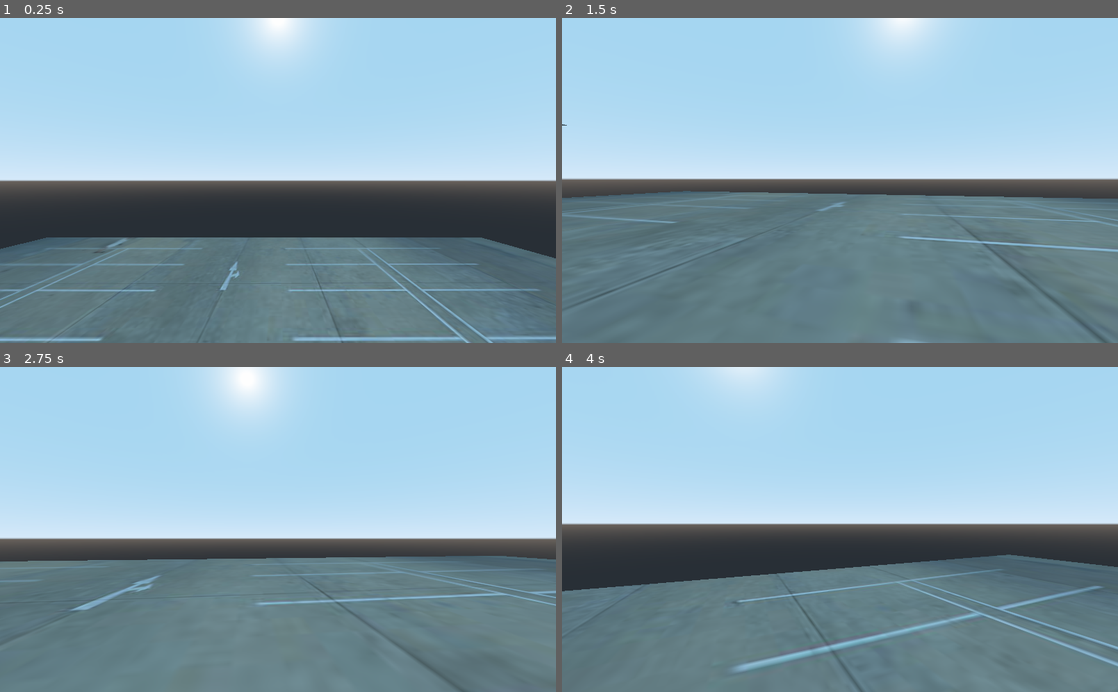
Above: before the commit, frames 1-4 (two rows, left to right).
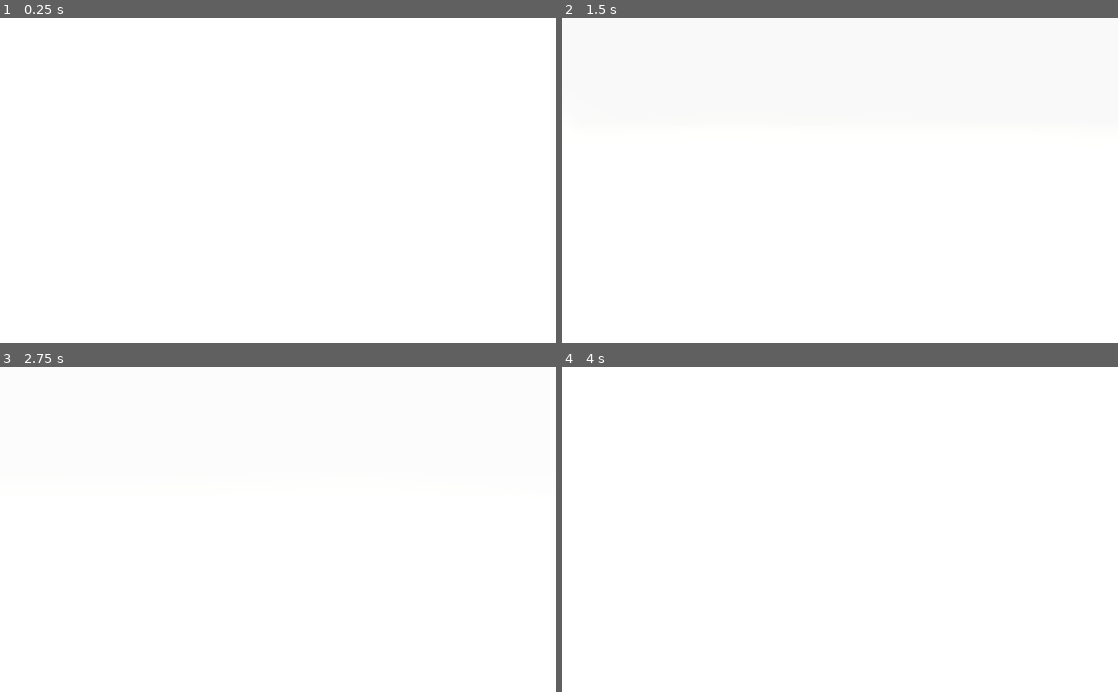
Above: after the commit, the same moments.

Repository: shopVR/shopVR
Game: Godot game, scene res://World.tscn
Two runs of this game, one before a commit and one after it. Both use one fixed random seed, a clock stepped at 60 frames per second and the inputs below.
Inputs (mouse positions are in pixels of both pictures, inside the frame that each line leads up to):
- Up to frame 1 (0.25 s): no input
- Up to frame 2 (1.5 s): move the mouse to (867, 180) at 0.52 s; hold W (move_forward) from 0.53 s (still down); tap Space (move_jump) at 0.77 s; move the mouse to (812, 180) at 1.27 s
- Up to frame 3 (2.75 s): keep holding W (move_forward); tap Space (move_jump) at 1.52 s; move the mouse to (289, 523) at 2.02 s
- Up to frame 4 (4 s): keep holding W (move_forward); move the mouse to (834, 536) at 2.77 s; tap Space (move_jump) at 3.02, 3.77 s; move the mouse to (878, 532) at 3.52 s

The runs differ from the first frame. In frame 1, 100% of the frame differs, in the area x 0-100%, y 0-100%; in frame 2, 100%; in frame 3, 100%; in frame 4, 100%.

Commit message:
Lighting Added

Diff:
--- a/Godot/World.tscn
+++ b/Godot/World.tscn
@@ -19,6 +19,26 @@
 
 [sub_resource type="BoxShape" id=4]
 
+[sub_resource type="Environment" id=5]
+background_energy = 8.5
+ambient_light_color = Color( 0.811765, 0.811765, 0.682353, 1 )
+ambient_light_energy = 0.85
+auto_exposure_enabled = true
+auto_exposure_scale = 0.21
+auto_exposure_min_luma = 0.01
+auto_exposure_max_luma = 15.47
+ssao_enabled = true
+ssao_radius = 0.1
+ssao_color = Color( 0.588235, 0.156863, 0.156863, 1 )
+glow_enabled = true
+glow_intensity = 0.95
+glow_strength = 1.28
+glow_high_quality = true
+adjustment_enabled = true
+adjustment_brightness = 0.85
+adjustment_contrast = 1.61
+adjustment_saturation = 1.76
+
 [node name="World" type="Spatial"]
 
 [node name="FPPlayer" parent="." instance=ExtResource( 5 )]
@@ -29,6 +49,7 @@
 transform = Transform( 1, 0, 0, 0, 1, 0, 0, 0, 1, 0, 7.29882, 0 )
 stream = ExtResource( 7 )
 unit_db = -20.0
+autoplay = true
 
 [node name="Store" parent="." instance=ExtResource( 8 )]
 transform = Transform( 3, 0, 0, 0, 3, 0, 0, 0, 3, 0, 0.949899, 0 )
@@ -88,3 +109,9 @@
 
 [node name="Lampost2" parent="." instance=ExtResource( 11 )]
 transform = Transform( 0.5, 0, 0, 0, 0.5, 0, 0, 0, 0.5, 22.2221, 1.25211, -21.986 )
+
+[node name="WorldEnvironment" type="WorldEnvironment" parent="."]
+environment = SubResource( 5 )
+
+[node name="DirectionalLight" type="DirectionalLight" parent="."]
+transform = Transform( -0.355026, 0.834682, 0.421025, 0.934857, 0.316983, 0.159891, 0, 0.450363, -0.892845, -36.4306, 108.324, 0 )
Not shown: 1 places in Godot/World.tscn that only renumber resources
